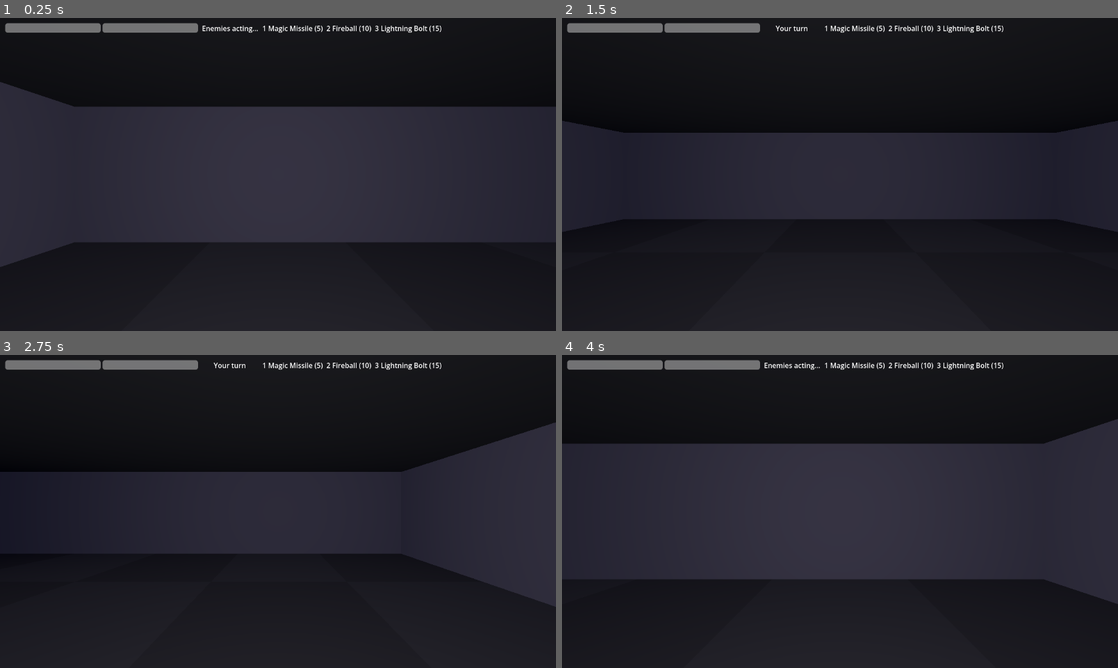
Above: before the commit, frames 1-4 (two rows, left to right).
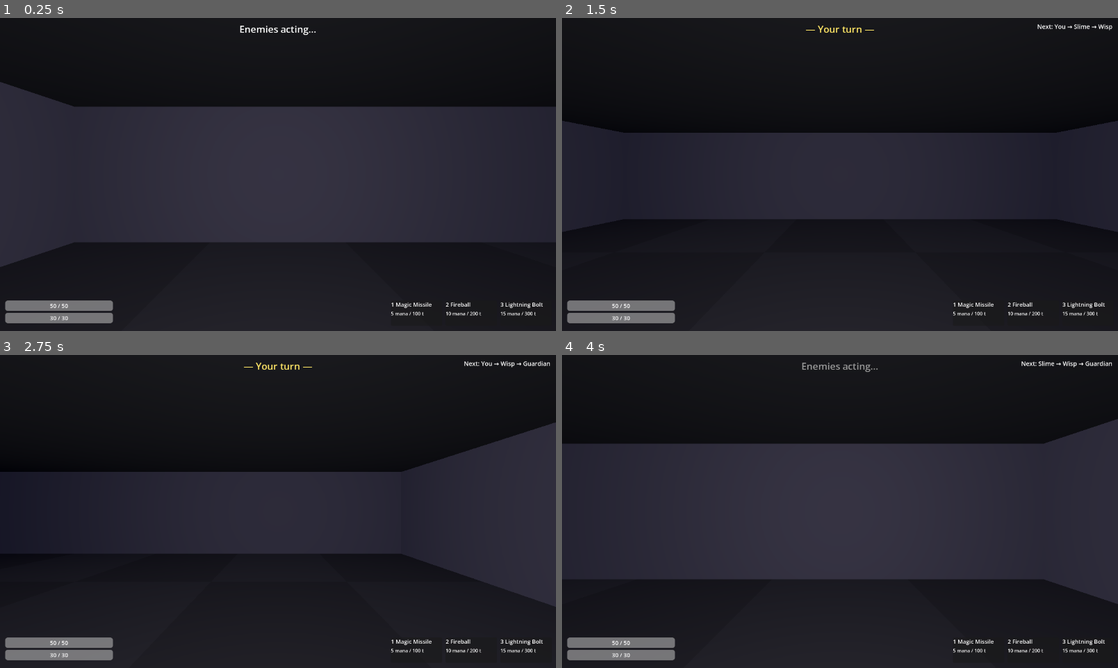
Above: after the commit, the same moments.

Repository: derekhsu/WizardTutorial
Game: Godot game, scene res://scenes/main.tscn
Same seed, same stepped clock (60 frames per second), same inputs: the game is played once before the commit and once after it.
Inputs (mouse positions are in pixels of both pictures, inside the frame that each line leads up to):
- Up to frame 1 (0.25 s): no input
- Up to frame 2 (1.5 s): tap Enter at 0.5 s; move the mouse to (962, 158) at 0.52 s; hold D (strafe_right) 0.53-1.28 s; hold 1 (spell_1) 0.53-1.28 s; click (962, 158) at 0.67 s; tap Space (wait) at 1.25 s; move the mouse to (728, 190) at 1.27 s; hold S (move_back) from 1.28 s (still down); tap 2 (spell_2) at 1.35 s; click (728, 190) at 1.42 s
- Up to frame 3 (2.75 s): tap Enter at 2 s; move the mouse to (333, 442) at 2.02 s; release S (move_back) at 2.03 s; hold D (strafe_right) from 2.03 s (still down); hold 3 (spell_3) from 2.03 s (still down); click (333, 442) at 2.17 s
- Up to frame 4 (4 s): move the mouse to (812, 574) at 2.77 s; release D (strafe_right) at 2.78 s; release 3 (spell_3) at 2.78 s; hold W (move_forward) 2.78-3.53 s; tap Space (wait) at 2.85 s; click (812, 574) at 2.92 s; move the mouse to (1006, 558) at 3.52 s; hold A (strafe_left) from 3.53 s (still down); tap R at 3.6 s; click (1006, 558) at 3.67 s

The runs differ from the first frame. In frame 1, 3.1% of the frame differs, in the area x 0-98%, y 1-98%; in frame 2, 3.2%; in frame 3, 3.2%; in frame 4, 3.3%, in the area x 0-99%, y 1-98%.

Commit message:
Phase 3b: full HUD layout, damage popups, turn order preview, enemy info

Diff:
--- a/scenes/hud.tscn
+++ b/scenes/hud.tscn
@@ -5,46 +5,97 @@
 [node name="HUD" type="CanvasLayer"]
 script = ExtResource("1")
 
-[node name="Margin" type="MarginContainer" parent="."]
+[node name="DamageFlash" type="ColorRect" parent="."]
 anchors_preset = 15
 anchor_right = 1.0
 anchor_bottom = 1.0
+color = Color(0.8, 0, 0, 0)
+mouse_filter = 2
+
+[node name="TopCenter" type="Label" parent="."]
+anchors_preset = 10
+anchor_right = 1.0
+offset_top = 10.0
+theme_override_font_sizes/font_size = 22
+text = "Enemies acting..."
+horizontal_alignment = 1
+
+[node name="TurnOrder" type="Label" parent="."]
+anchors_preset = 1
+anchor_left = 1.0
+anchor_right = 1.0
+offset_left = -260.0
+offset_top = 10.0
+offset_right = -12.0
+theme_override_font_sizes/font_size = 14
+text = ""
+horizontal_alignment = 2
+
+[node name="EnemyInfo" type="VBoxContainer" parent="."]
+anchors_preset = 8
+anchor_left = 0.5
+anchor_top = 0.5
+anchor_right = 0.5
+anchor_bottom = 0.5
+offset_left = -110.0
+offset_top = 30.0
+offset_right = 110.0
+offset_bottom = 70.0
+
+[node name="Name" type="Label" parent="EnemyInfo"]
+text = ""
+horizontal_alignment = 1
+
+[node name="HPBar" type="ProgressBar" parent="EnemyInfo"]
+custom_minimum_size = Vector2(0, 10)
+max_value = 100.0
+show_percentage = false
+
+[node name="BottomLeft" type="VBoxContainer" parent="."]
+anchors_preset = 2
+anchor_top = 1.0
+anchor_bottom = 1.0
 offset_left = 12.0
-offset_top = 12.0
-offset_right = -12.0
+offset_top = -70.0
+offset_right = 260.0
 offset_bottom = -12.0
 
-[node name="VBox" type="VBoxContainer" parent="Margin"]
-
-[node name="TopRow" type="HBoxContainer" parent="Margin/VBox"]
-
-[node name="HPBar" type="ProgressBar" parent="Margin/VBox/TopRow"]
-custom_minimum_size = Vector2(220, 22)
+[node name="HPBar" type="ProgressBar" parent="BottomLeft"]
+custom_minimum_size = Vector2(0, 24)
 max_value = 50.0
 value = 50.0
 show_percentage = false
 
-[node name="ManaBar" type="ProgressBar" parent="Margin/VBox/TopRow"]
-custom_minimum_size = Vector2(220, 22)
+[node name="ManaBar" type="ProgressBar" parent="BottomLeft"]
+custom_minimum_size = Vector2(0, 24)
 max_value = 30.0
 value = 30.0
 show_percentage = false
 
-[node name="Turn" type="Label" parent="Margin/VBox/TopRow"]
-custom_minimum_size = Vector2(140, 0)
-text = "Enemies acting..."
-horizontal_alignment = 1
-
-[node name="Spells" type="RichTextLabel" parent="Margin/VBox/TopRow"]
-size_flags_horizontal = 3
-bbcode_enabled = true
-fit_content = true
-scroll_active = false
-
-[node name="Log" type="Label" parent="Margin/VBox"]
-size_flags_vertical = 3
+[node name="Log" type="Label" parent="."]
+anchors_preset = 12
+anchor_top = 1.0
+anchor_right = 1.0
+anchor_bottom = 1.0
+offset_left = 280.0
+offset_top = -110.0
+offset_right = -280.0
+offset_bottom = -12.0
+theme_override_font_sizes/font_size = 14
 vertical_alignment = 2
 text = ""
+
+[node name="SpellBar" type="HBoxContainer" parent="."]
+anchors_preset = 3
+anchor_left = 1.0
+anchor_top = 1.0
+anchor_right = 1.0
+anchor_bottom = 1.0
+offset_left = -380.0
+offset_top = -70.0
+offset_right = -12.0
+offset_bottom = -12.0
+theme_override_constants/separation = 8
 
 [node name="Overlay" type="ColorRect" parent="."]
 anchors_preset = 15
--- a/scripts/enemy.gd
+++ b/scripts/enemy.gd
@@ -15,6 +15,7 @@
 var speed := 100
 var energy := 0
 var hp := 30
+var max_hp := 30
 var attack_power := 5
 var grid_pos := Vector2i.ZERO
 var color := Color.RED
@@ -27,6 +28,7 @@
 	display_name = p_display_name
 	speed = p_speed
 	hp = p_hp
+	max_hp = p_hp
 	attack_power = p_attack
 	color = p_color
 
@@ -41,6 +43,7 @@
 	_mesh.mesh = capsule
 	_mesh.position.y = 0.8
 	var mat := StandardMaterial3D.new()
+	mat.albedo_color = color
 	mat.emission_enabled = true
 	mat.emission = color
 	mat.emission_energy_multiplier = 0.4
@@ -99,8 +102,24 @@
 func take_damage(amount: int, manager: TurnManager) -> void:
 	hp -= amount
 	manager.log_message("%s takes %d damage." % [display_name, amount])
+	_spawn_damage_popup(amount)
 	if hp <= 0:
 		die(manager)
+
+func _spawn_damage_popup(amount: int) -> void:
+	var label := Label3D.new()
+	label.text = "-%d" % amount
+	label.font_size = 96
+	label.pixel_size = 0.01
+	label.modulate = Color(1.0, 0.85, 0.3)
+	label.outline_size = 12
+	label.billboard = BaseMaterial3D.BILLBOARD_ENABLED
+	label.position = position + Vector3(0, 2.0, 0)
+	get_parent().add_child(label)
+	var tween := label.create_tween().set_parallel(true)
+	tween.tween_property(label, "position:y", label.position.y + 0.8, 0.9)
+	tween.tween_property(label, "modulate:a", 0.0, 0.9)
+	tween.chain().tween_callback(label.queue_free)
 
 func die(manager: TurnManager) -> void:
 	manager.log_message("%s dies." % display_name)
--- a/scripts/hud.gd
+++ b/scripts/hud.gd
@@ -1,21 +1,31 @@
 class_name HUD
 extends CanvasLayer
 
-## Minimal HUD: HP/mana bars, message log, spell list, turn indicator,
-## win/lose overlay. Listens to Player and TurnManager signals.
+## PoC HUD: HP/mana bars (bottom-left), message log (bottom-center),
+## spell bar (bottom-right), turn indicator (top-center), turn-order preview
+## (top-right), faced-enemy info (under crosshair), damage flash, win/lose
+## overlay. Information design only — default theme, no custom art.
 
-@onready var _hp_bar: ProgressBar = $Margin/VBox/TopRow/HPBar
-@onready var _mana_bar: ProgressBar = $Margin/VBox/TopRow/ManaBar
-@onready var _log: Label = $Margin/VBox/Log
-@onready var _spells: RichTextLabel = $Margin/VBox/TopRow/Spells
-@onready var _turn: Label = $Margin/VBox/TopRow/Turn
-var _overlay: ColorRect
-var _overlay_text: Label
-var _overlay_hint: Label
+@onready var _hp_bar: ProgressBar = $BottomLeft/HPBar
+@onready var _mana_bar: ProgressBar = $BottomLeft/ManaBar
+@onready var _hp_text: Label
+@onready var _mana_text: Label
+@onready var _log: Label = $Log
+@onready var _spell_bar: HBoxContainer = $SpellBar
+@onready var _turn: Label = $TopCenter
+@onready var _turn_order: Label = $TurnOrder
+@onready var _enemy_name: Label = $EnemyInfo/Name
+@onready var _enemy_hp: ProgressBar = $EnemyInfo/HPBar
+@onready var _enemy_info: VBoxContainer = $EnemyInfo
+@onready var _flash: ColorRect = $DamageFlash
+@onready var _overlay: ColorRect = $Overlay
+@onready var _overlay_text: Label = $Overlay/Center/Text
+@onready var _overlay_hint: Label = $Overlay/Center/Hint
 
 var _messages: Array[String] = []
 var _player: Player
 var _manager: TurnManager
+var _spell_slots: Array[PanelContainer] = []
 
 func _ready() -> void:
 	_overlay = get_node("Overlay")
@@ -23,26 +33,68 @@
 	_overlay_hint = get_node("Overlay/Center/Hint")
 	_player = get_parent().get_node("Player")
 	_manager = get_parent().get_node("TurnManager")
+	_build_bar_labels()
+	_build_spell_bar()
 	_player.hp_changed.connect(_on_hp)
 	_player.mana_changed.connect(_on_mana)
 	_player.died.connect(_on_died)
 	_player.won.connect(_on_won)
 	_manager.message_logged.connect(_on_message)
-	_manager.player_turn_started.connect(func(): _turn.text = "Your turn")
-	_manager.player_turn_ended.connect(func(): _turn.text = "Enemies acting...")
+	_manager.player_turn_started.connect(_on_turn_start)
+	_manager.player_turn_ended.connect(_on_turn_end)
 	_on_hp(_player.hp, _player.max_hp)
 	_on_mana(_player.mana, _player.max_mana)
-	_update_spells()
 	_overlay.hide()
+	_enemy_info.hide()
+
+func _process(_delta: float) -> void:
+	_update_enemy_info()
+
+func _build_bar_labels() -> void:
+	# Numeric readout overlaid on each bar.
+	for bar: ProgressBar in [_hp_bar, _mana_bar]:
+		var label := Label.new()
+		label.horizontal_alignment = HORIZONTAL_ALIGNMENT_CENTER
+		label.vertical_alignment = VERTICAL_ALIGNMENT_CENTER
+		label.set_anchors_preset(Control.PRESET_FULL_RECT)
+		label.add_theme_font_size_override("font_size", 13)
+		bar.add_child(label)
+	_hp_text = _hp_bar.get_child(0)
+	_mana_text = _mana_bar.get_child(0)
+
+func _build_spell_bar() -> void:
+	for i in SpellSystem.SPELLS.size():
+		var s: Dictionary = SpellSystem.SPELLS[i]
+		var slot := PanelContainer.new()
+		slot.custom_minimum_size = Vector2(118, 58)
+		var vbox := VBoxContainer.new()
+		var title := Label.new()
+		title.text = "%d %s" % [i + 1, s["name"]]
+		title.add_theme_font_size_override("font_size", 13)
+		var cost := Label.new()
+		cost.text = "%d mana / %d t" % [s["mana"], s["energy"]]
+		cost.add_theme_font_size_override("font_size", 11)
+		vbox.add_child(title)
+		vbox.add_child(cost)
+		slot.add_child(vbox)
+		_spell_bar.add_child(slot)
+		_spell_slots.append(slot)
 
 func _on_hp(hp: int, max_hp: int) -> void:
 	_hp_bar.max_value = max_hp
 	_hp_bar.value = hp
+	_hp_text.text = "%d / %d" % [hp, max_hp]
 
 func _on_mana(mana: int, max_mana: int) -> void:
 	_mana_bar.max_value = max_mana
 	_mana_bar.value = mana
-	_update_spells()
+	_mana_text.text = "%d / %d" % [mana, max_mana]
+	_update_spell_slots()
+
+func _update_spell_slots() -> void:
+	for i in _spell_slots.size():
+		var affordable: bool = _player.mana >= SpellSystem.SPELLS[i]["mana"]
+		_spell_slots[i].modulate = Color.WHITE if affordable else Color(0.4, 0.4, 0.4)
 
 func _on_message(text: String) -> void:
 	_messages.append(text)
@@ -50,14 +102,67 @@
 		_messages.pop_front()
 	_log.text = "\n".join(_messages)
 
-func _update_spells() -> void:
-	var parts: Array[String] = []
-	for i in SpellSystem.SPELLS.size():
-		var s: Dictionary = SpellSystem.SPELLS[i]
-		var afford: bool = _player.mana >= s["mana"]
-		var color := "white" if afford else "gray"
-		parts.append("[color=%s]%d %s (%d)[/color]" % [color, i + 1, s["name"], s["mana"]])
-	_spells.text = "  ".join(parts)
+func _on_turn_start() -> void:
+	_turn.text = "— Your turn —"
+	_turn.add_theme_color_override("font_color", Color(1, 0.9, 0.4))
+	_update_turn_order()
+
+func _on_turn_end() -> void:
+	_turn.text = "Enemies acting..."
+	_turn.add_theme_color_override("font_color", Color(0.6, 0.6, 0.6))
+	_update_turn_order()
+
+## Simulates the energy schedule forward to preview the next 3 actors.
+func _update_turn_order() -> void:
+	var sim: Array = []
+	for a in _manager.actors:
+		sim.append({"name": a.display_name if a is Enemy else "You", "energy": a.energy, "speed": a.speed})
+	var order: Array[String] = []
+	var guard := 0
+	while order.size() < 3 and guard < 64:
+		guard += 1
+		# Find the actor who reaches threshold soonest.
+		var best_i := -1
+		var best_ticks := 1e9
+		for i in sim.size():
+			var need: float = maxf(0.0, 100.0 - sim[i]["energy"])
+			var ticks: float = need / sim[i]["speed"]
+			if ticks < best_ticks:
+				best_ticks = ticks
+				best_i = i
+		if best_i < 0:
+			break
+		for i in sim.size():
+			sim[i]["energy"] += sim[i]["speed"] * best_ticks
+		sim[best_i]["energy"] -= 100.0
+		order.append(sim[best_i]["name"])
+	_turn_order.text = "Next: " + " → ".join(order)
+
+func _update_enemy_info() -> void:
+	var target := _faced_enemy()
+	if target == null:
+		_enemy_info.hide()
+		return
+	_enemy_info.show()
+	_enemy_name.text = target.display_name
+	_enemy_hp.max_value = target.max_hp
+	_enemy_hp.value = target.hp
+
+func _faced_enemy() -> Enemy:
+	var pos: Vector2i = _player.grid_pos
+	for i in 8:
+		pos += _player.facing
+		if not _player.dungeon_data.is_walkable(pos):
+			return null
+		var occ := _manager.actor_at(pos)
+		if occ is Enemy:
+			return occ
+	return null
+
+func flash_damage() -> void:
+	_flash.color.a = 0.35
+	var tween := create_tween()
+	tween.tween_property(_flash, "color:a", 0.0, 0.4)
 
 func _on_died() -> void:
 	_overlay.color = Color(0.3, 0.0, 0.0, 0.85)
--- a/scripts/player.gd
+++ b/scripts/player.gd
@@ -176,6 +176,19 @@
 		_finish_action(ACTION_COST)
 	, CONNECT_ONE_SHOT)
 
+func take_damage(amount: int) -> void:
+	if not alive:
+		return
+	hp -= amount
+	hp_changed.emit(hp, max_hp)
+	_flash_damage()
+	var hud := get_parent().get_node_or_null("HUD")
+	if hud:
+		hud.flash_damage()
+	if hp <= 0:
+		alive = false
+		died.emit()
+
 func _turn(new_facing: Vector2i) -> void:
 	if _busy:
 		return
@@ -201,15 +214,6 @@
 	_busy = false
 	action_taken.emit(cost)
 
-func take_damage(amount: int) -> void:
-	if not alive:
-		return
-	hp -= amount
-	hp_changed.emit(hp, max_hp)
-	_flash_damage()
-	if hp <= 0:
-		alive = false
-		died.emit()
 
 func _flash_damage() -> void:
 	var tween := create_tween()
Binary file changed: shots/corridor.png
Binary file changed: shots/enemy.png
Binary file changed: shots/exit.png
Binary file changed: shots/midroom.png
Not shown, changed: SPEC.md
